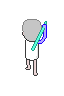
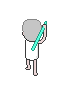
Revision of a layered 64 x 96 image; what changed, layer by layer:
painted on "레이어 50" over (41, 37, 47, 44)
renamed "레이어 48" to "레이어 51", moved it above "레이어 49", painted on it over (38, 24, 47, 44)
hid "레이어 49" over (38, 24, 47, 44)
